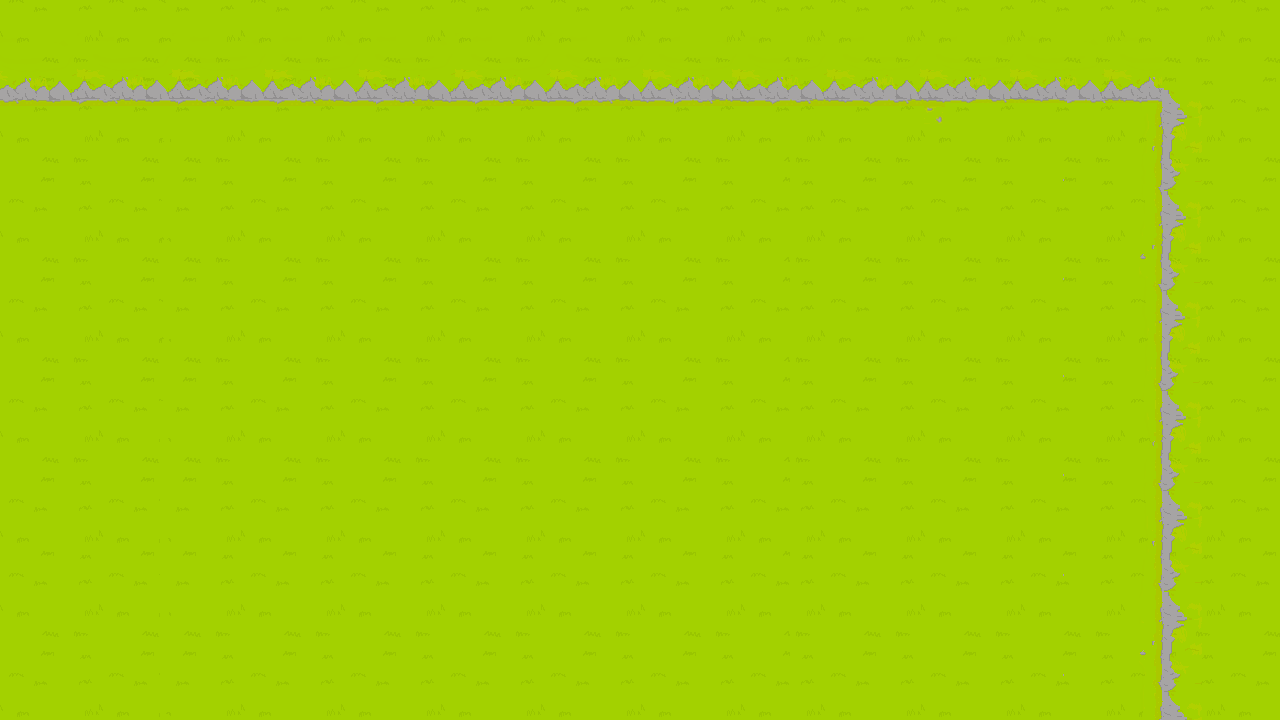
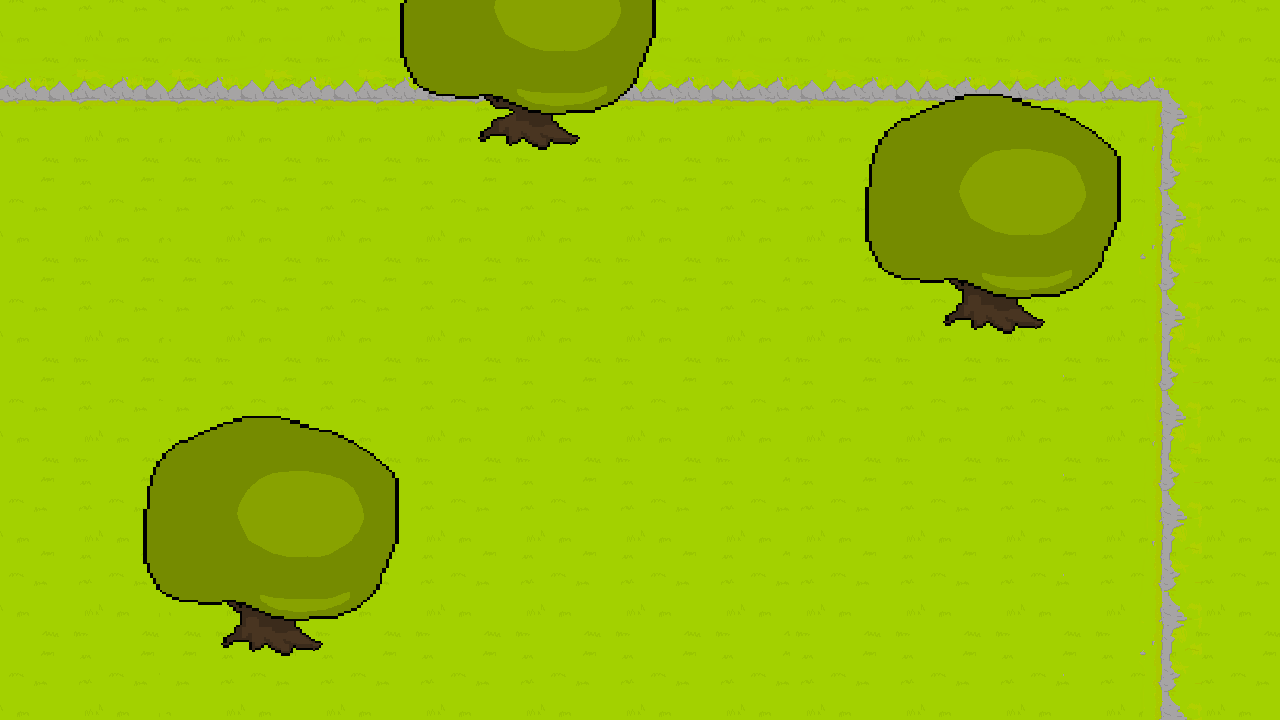
Revision of a layered 1280 × 720 image; what changed, layer by layer:
showed "arvore", painted on it over (143, 0, 1121, 656)
